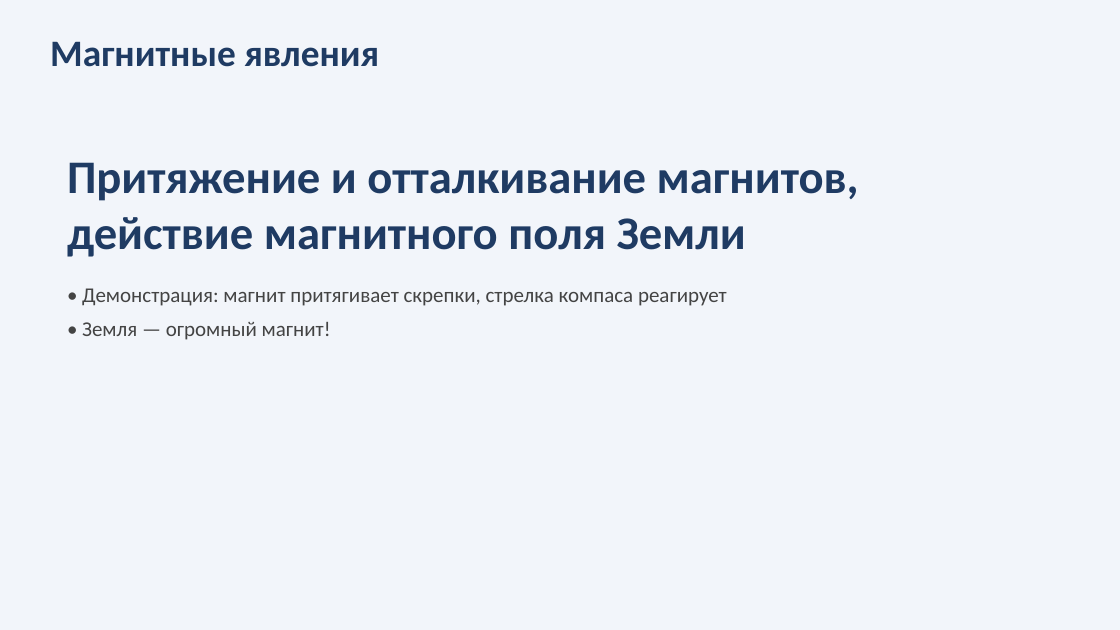
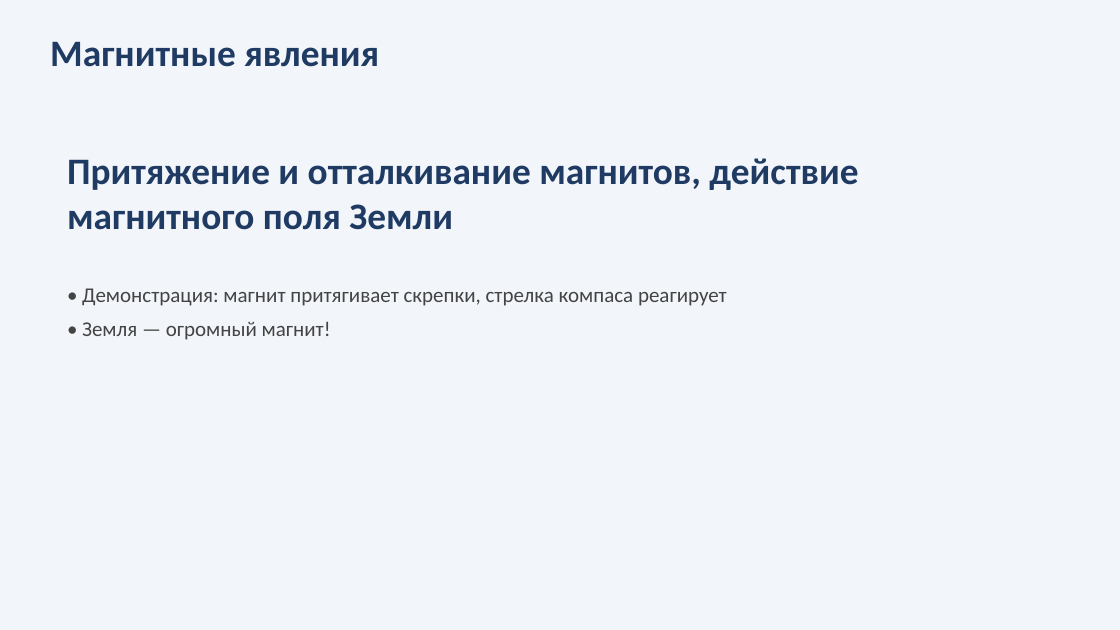
Before and after one commit to F1exmp/physics, a slide deck: slide 9 of lessons/7/7_02_Механические_тепловые_электрические_магнитные_световые_звуковые_явления/7_02_Механические_тепловые_электрические_магнитные_световые_звуковые_явления.pptx. Drawn at 1120x630 pixels with LibreOffice and Linux fonts; fonts in the diff are those of the drawing. Boxes give left, top, right and bottom in pixels: in the first picture for what was removed or moved away, otherwise in the second. Text is boxed around its words. In the diff, an @@ line names an element or a change of style, - is before the commit and + after.

```diff
--- a/lessons/7/7_02_Механические_тепловые_электрические_магнитные_световые_звуковые_явления/7_02_Механические_тепловые_электрические_магнитные_световые_звуковые_явления.pptx
+++ b/lessons/7/7_02_Механические_тепловые_электрические_магнитные_световые_звуковые_явления/7_02_Механические_тепловые_электрические_магнитные_световые_звуковые_явления.pptx
@@ text "Притяжение и отталкивание магнитов, действие ..." at (67, 158, 858, 230): size 40 to 32 pt @@
```
Also in this commit, not shown: 3 other slides changed, 23 other files.
